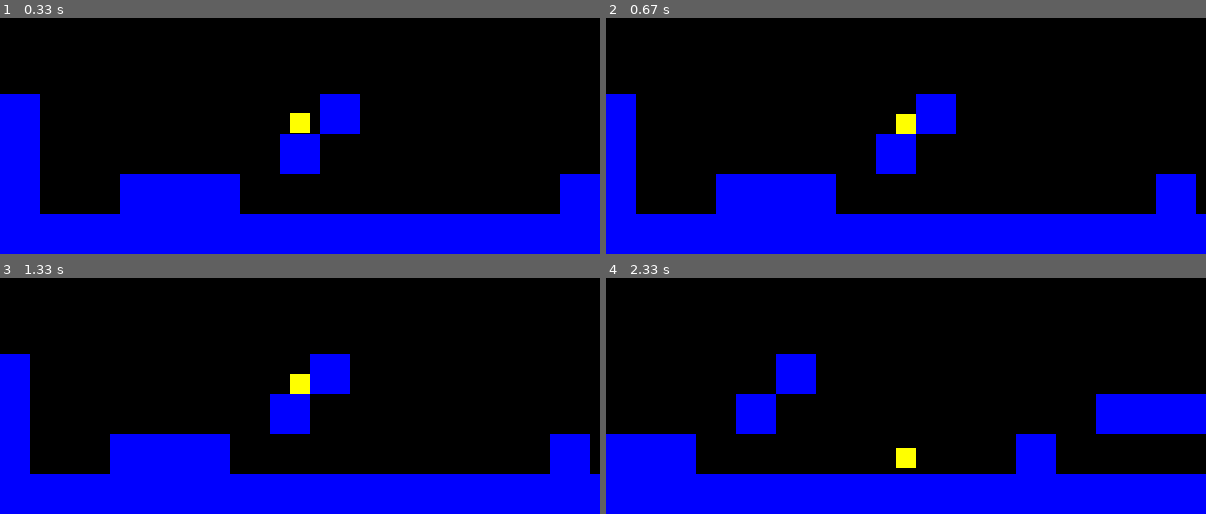
Above: before the commit, frames 1-4 (two rows, left to right).
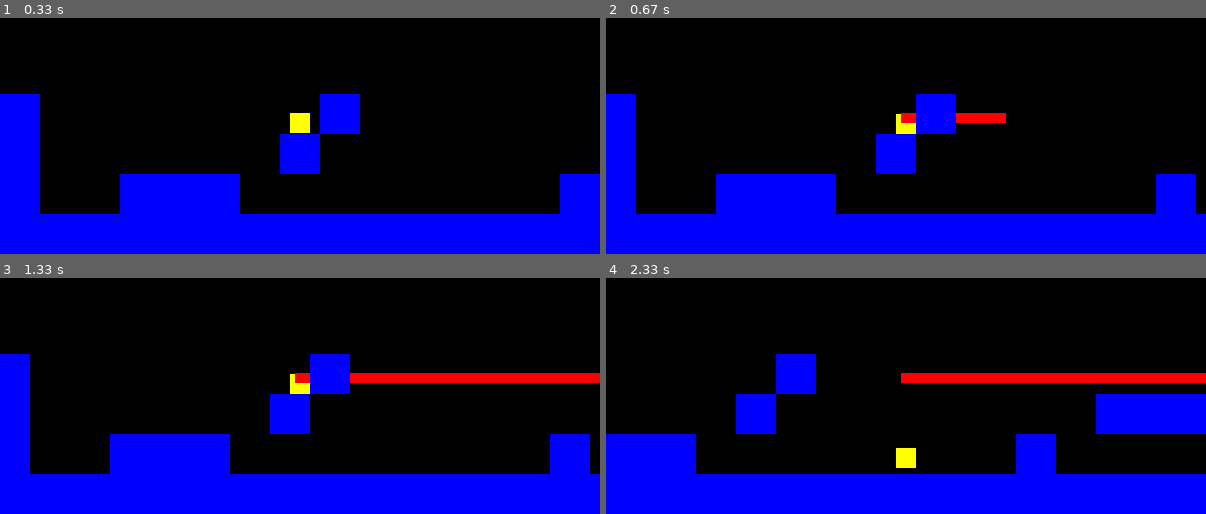
Above: after the commit, the same moments.

Repository: AronStars/AstronautGame
Game: pygame game, started from Pygame Basic Movement Bitmap Collision with Gravity.py
Two runs of this game, one before a commit and one after it. Both use one fixed random seed, a clock stepped at 60 frames per second and the inputs below.
Inputs:
- Up to frame 1 (0.33 s): no input
- Up to frame 2 (0.67 s): hold Q from 0.33 s (still down); hold Right from 0.33 s (still down)
- Up to frame 3 (1.33 s): release Q at 0.8 s; release Right at 0.8 s
- Up to frame 4 (2.33 s): hold Up 1.33-1.8 s; hold Right 1.83-2.3 s

Frame 1 is identical in both runs. In frame 2, 0.5% of the frame differs, in the area x 49-67%, y 40-45%; in frame 3, 1.9%; in frame 4, 2.2%, in the area x 49-100%, y 40-45%.

Commit message:
Update Pygame Basic Movement Bitmap Collision with Gravity.py

Diff:
--- a/Pygame Basic Movement Bitmap Collision with Gravity.py
+++ b/Pygame Basic Movement Bitmap Collision with Gravity.py
@@ -7,6 +7,7 @@
 #player size, player x and y, player speed
 Psize = 20
 Px, Py = 300 - (Psize / 2), 200 - (Psize / 2)
+bpx, bpy = Px, Py # Bullet position
 speed = 5
 
 #falling/jumping variables
@@ -14,6 +15,11 @@
 
 fallspeed = 0.5
 maxfallspeed = Psize
+
+bullets = []
+bulletshootingyes = False
+bulletshootingtime = 0
+bulletspeed = 5
 
 jumping = False
 jumpspeed = 3
@@ -40,16 +46,32 @@
         if row[x] == 1:
             blocks.append(pygame.Rect(x * blocksize, y * blocksize, blocksize, blocksize))
 
+def bulletshoot(position): # Bullets are drawn as red squares, don't disappear
+    bullet = pygame.Rect(position[0], position[1], 50, 50)
+    pygame.draw.rect(scrn, "red", bullet)
+
 #gameloop
 run = True
 while run:
     for event in pygame.event.get():
         if event.type == pygame.QUIT:
             run = False
-
-    #movement
+    #Key input
     keys = pygame.key.get_pressed()
     #move left
+    if keys[pygame.K_q]:
+        if keys[pygame.K_q] and not bulletshootingyes:  # Fire bullet if not already firing
+            bulletshootingyes = True
+            bpx, bpy = Px, Py  # Reset bullet position to player's position
+
+    if bulletshootingyes:
+        bulletshoot((bpx, bpy))
+        bpx += bulletspeed
+        bullets.append(pygame.Rect(bpx, bpy, 10, 10))
+        bulletshootingtime += 1
+        if bpx > 600:
+            bulletshootingyes = False
+
     if keys[pygame.K_LEFT]:
         move = True
         for block in blocks:
@@ -112,6 +134,10 @@
     #displaying the game
     scrn.fill("black")
     pygame.draw.rect(scrn, "yellow", player)
+
+    for bullet in bullets:
+        pygame.draw.rect(scrn, "red", bullet)
+
     for block in blocks:
         pygame.draw.rect(scrn, "blue", block)
     pygame.display.flip()
